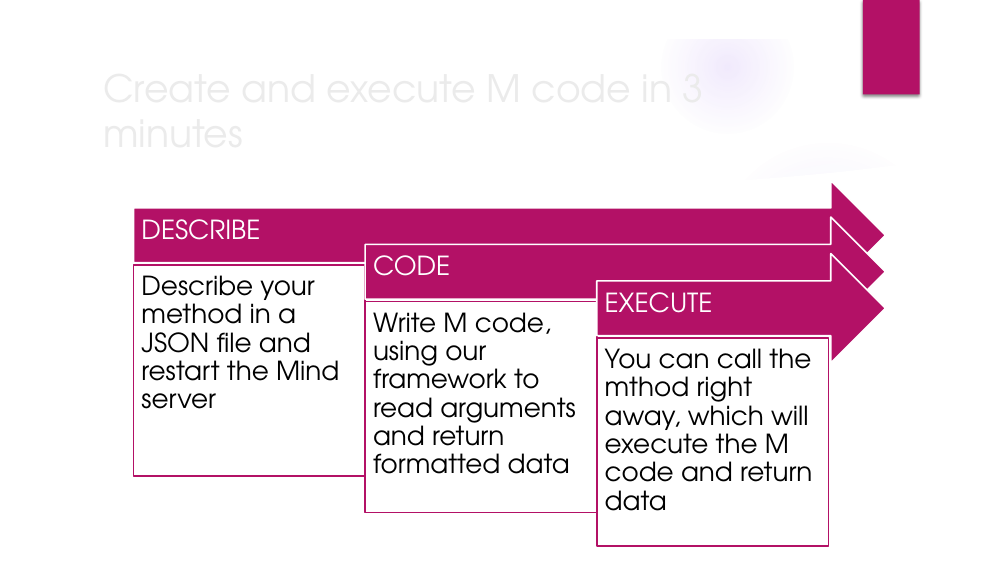
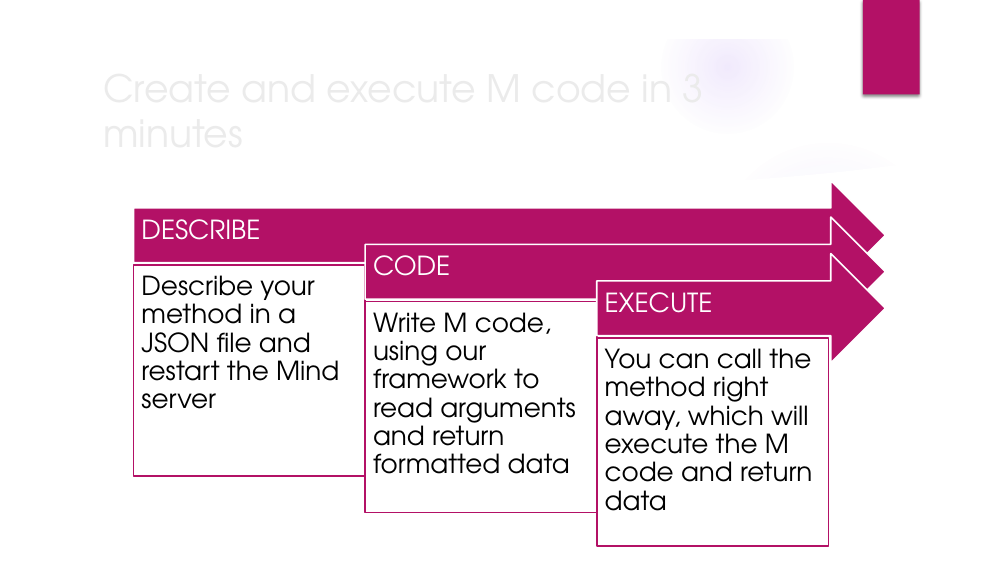
Before and after one commit to mind4yottadb/mind-server, a slide deck: slide 10 of docs/slides/def1.pptx. Drawn at 1008x567 pixels with LibreOffice and Linux fonts; fonts in the diff are those of the drawing; background and template pictures are left out. Boxes give left, top, right and bottom in pixels: in the first picture for what was removed or moved away, otherwise in the second. Text is boxed around its words. In the diff, an @@ line names an element or a change of style, - is before the commit and + after.

```diff
--- a/docs/slides/def1.pptx
+++ b/docs/slides/def1.pptx
@@ text at (x1=605, y1=348, x2=812, y2=511): text changed @@
-You can call the mthod right away, which will execute the M code and return data
+You can call the method right away, which will execute the M code and return data
```
Also in this commit, not shown: 4 other slides changed, 3 slides added, 3 slides removed, 38 other files.
